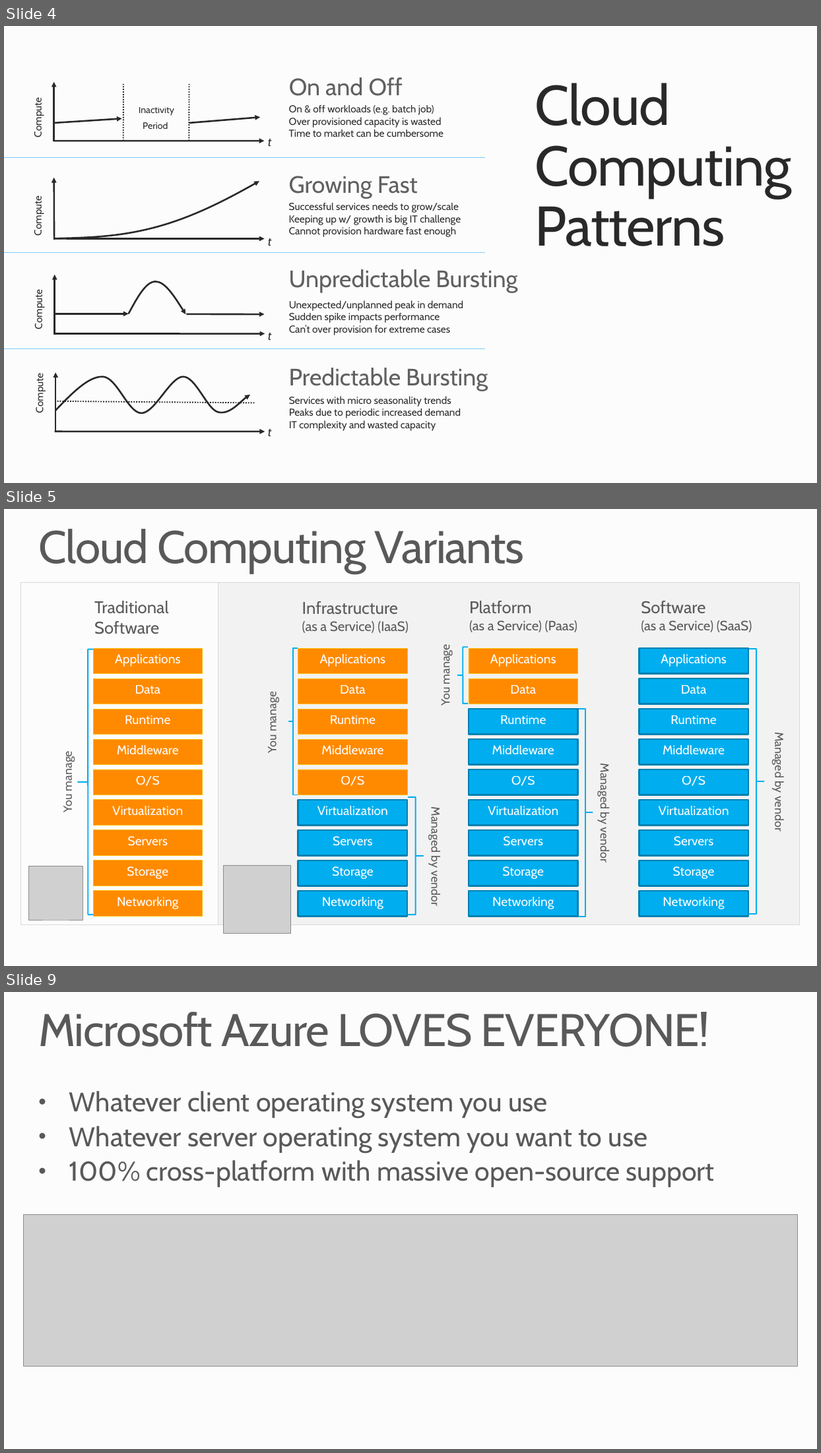
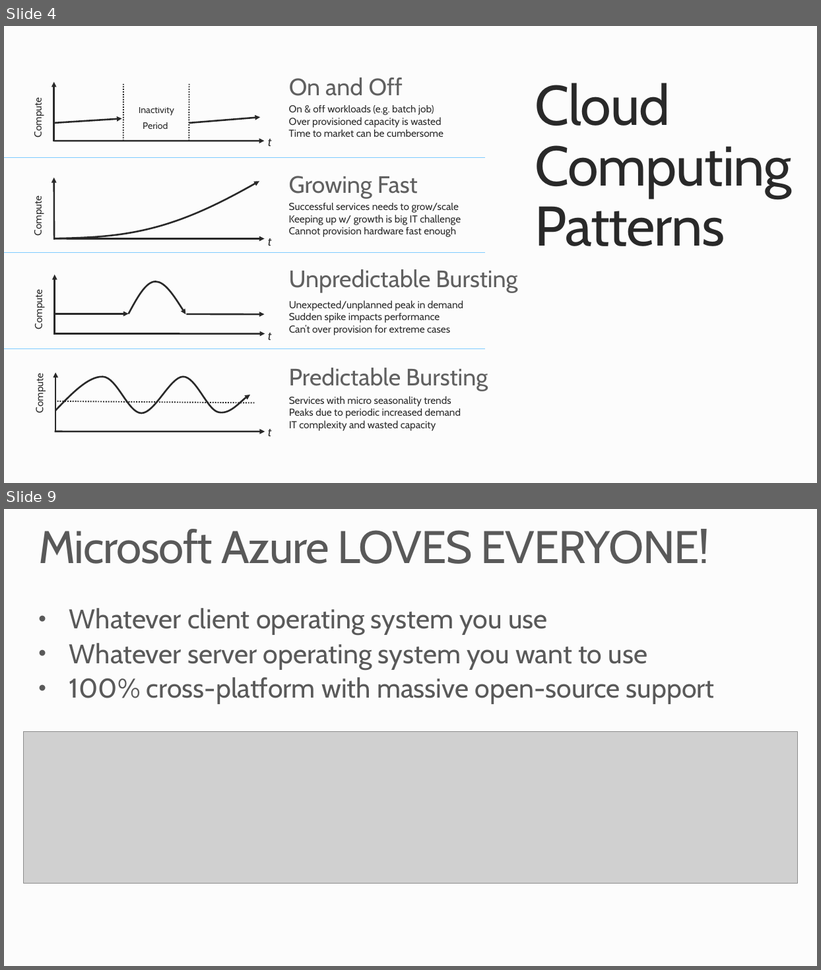
Before and after one commit to MSRConnections/Azure-training-course, a slide deck: Content/Introduction/Azure Overview.pptx. Shown one above the other, each under a label of ours: slides 4, 5 and 9 before the commit, slides 4 and 9 after it; the slides between them are not shown. The pictures are 821x1453 and 821x970 pixels, drawn with LibreOffice and Linux fonts; fonts in the diff are those of the drawing; grey boxes stand for pictures; background and template pictures are left out. Boxes give left, top, right and bottom in pixels: in the first picture for what was removed or moved away, otherwise in the second. Text is boxed around its words. In the diff, an @@ line names an element or a change of style, - is before the commit and + after.

Commit message:
Put I|P|SaaS graphic on intro slides. Removed A4R slides from HPC & big data
Closes #121

```diff
--- a/Content/Introduction/Azure Overview.pptx
+++ b/Content/Introduction/Azure Overview.pptx
@@ slide 5 removed at box(4, 509, 817, 966), background #FCFCFC @@
@@ title removed at box(38, 529, 525, 574) @@
-Cloud Computing Variants
@@ group removed at box(20, 583, 800, 933): 38 rectangles, 10 texts, 6 left braces, 2 pictures @@
-  Traditional Software
-Storage
-Servers
-Networking
-O/S
-Middleware
-Virtualization
-Data
-Applications
-Runtime
-  You manage
-  Infrastructure
-(as a Service) (IaaS)
-Storage
-Servers
-Networking
-O/S
-Middleware
-Virtualization
-Data
-Applications
-Runtime
-  Managed by vendor
-  You manage
-  Platform
-(as a Service) (Paas)
-  Managed by vendor
-  You manage
-Storage
-Servers
-Networking
-O/S
-Middleware
-Virtualization
-Applications
-Runtime
-Data
-  Software
-(as a Service) (SaaS)
-  Managed by vendor
-Storage
-Servers
-O/S
-Middleware
-Virtualization
-Applications
-Runtime
-Data
-Networking
```
Also in this commit, not shown: 4 slides changed, 1 slide added, 2 other files.
